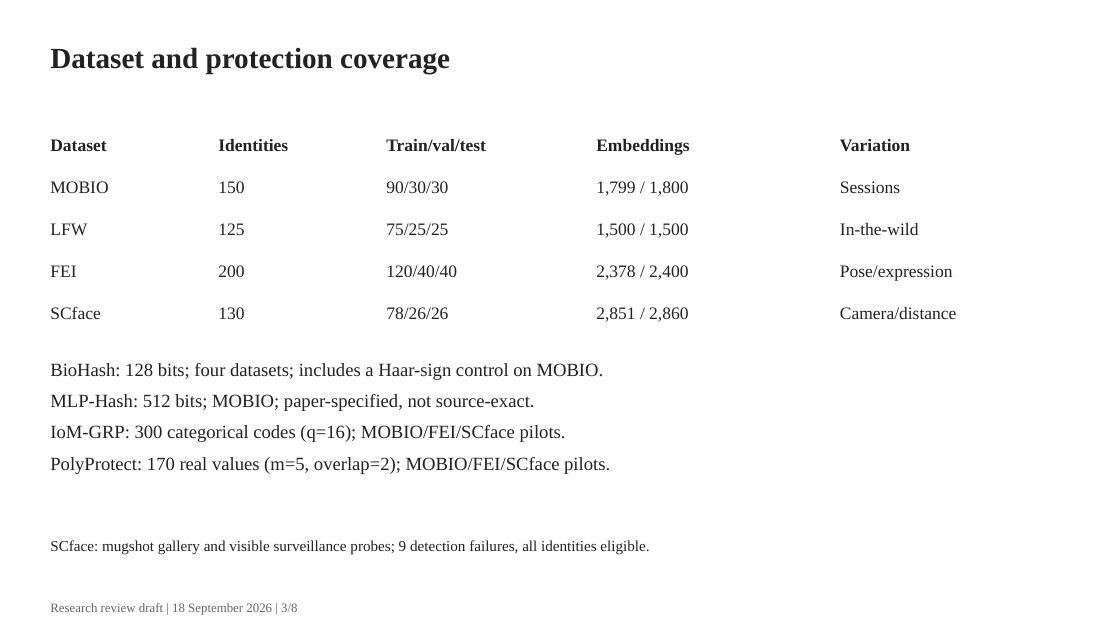
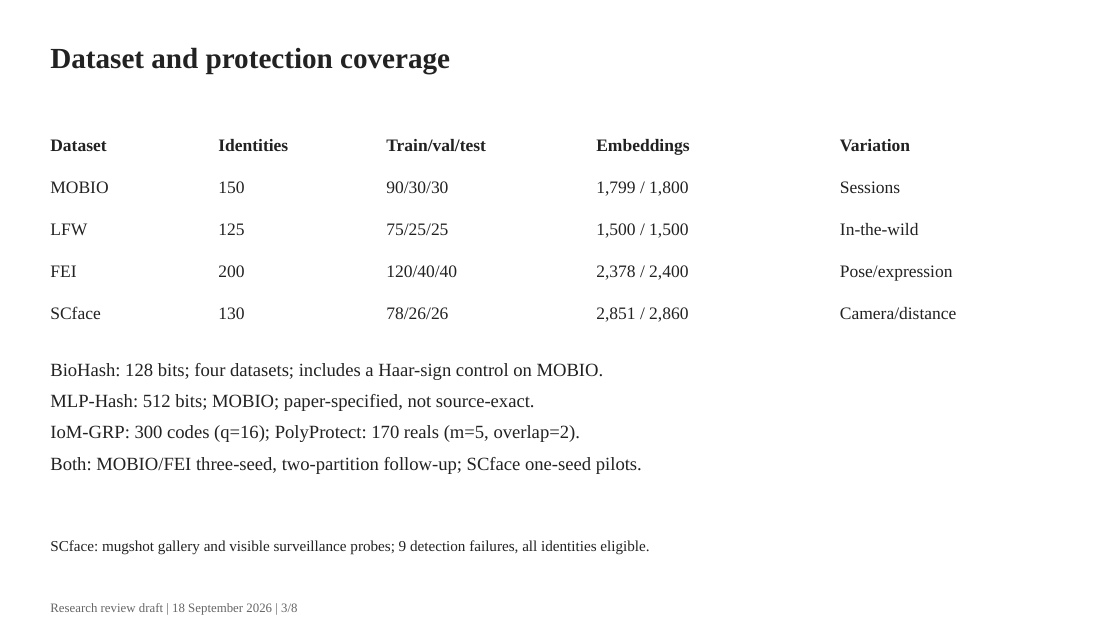
Before and after one commit to gigioneggiando/biometric-template-leakage, a slide deck: slide 3 of reports/slides/research_review.pptx. Drawn at 1120x630 pixels with LibreOffice and Linux fonts; fonts in the diff are those of the drawing. Boxes give left, top, right and bottom in pixels: in the first picture for what was removed or moved away, otherwise in the second. Text is boxed around its words. In the diff, an @@ line names an element or a change of style, - is before the commit and + after.

```diff
--- a/reports/slides/research_review.pptx
+++ b/reports/slides/research_review.pptx
@@ text at <box>50,425,642,474</box>: text changed @@
-IoM-GRP: 300 categorical codes (q=16); MOBIO/FEI/SCface pilots.
-PolyProtect: 170 real values (m=5, overlap=2); MOBIO/FEI/SCface pilots.
+IoM-GRP: 300 codes (q=16); PolyProtect: 170 reals (m=5, overlap=2).
+Both: MOBIO/FEI three-seed, two-partition follow-up; SCface one-seed pilots.
```
Also in this commit, not shown: 3 other slides changed, 1 slide added, 1 slide removed, 55 other files.
